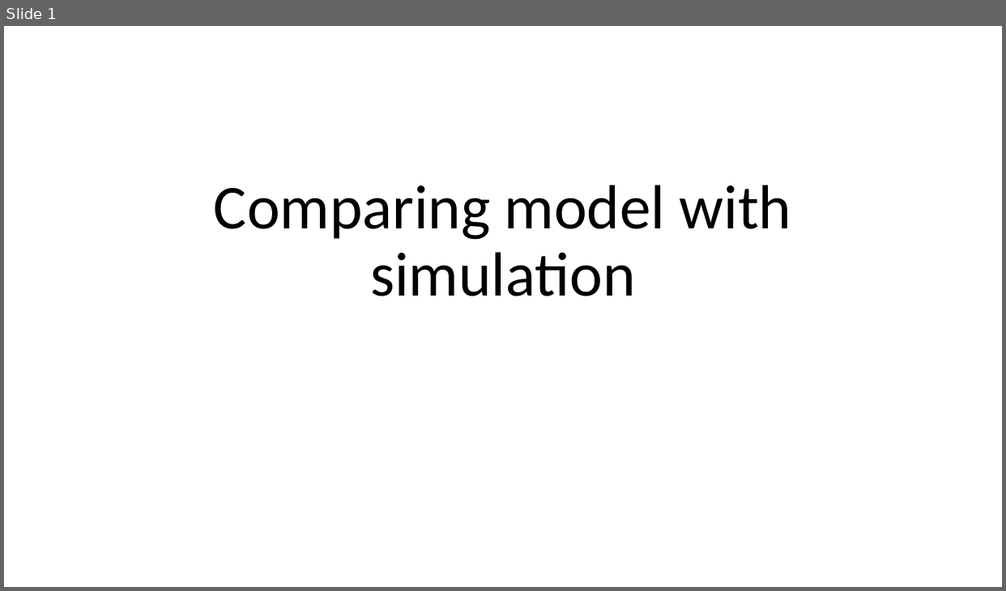
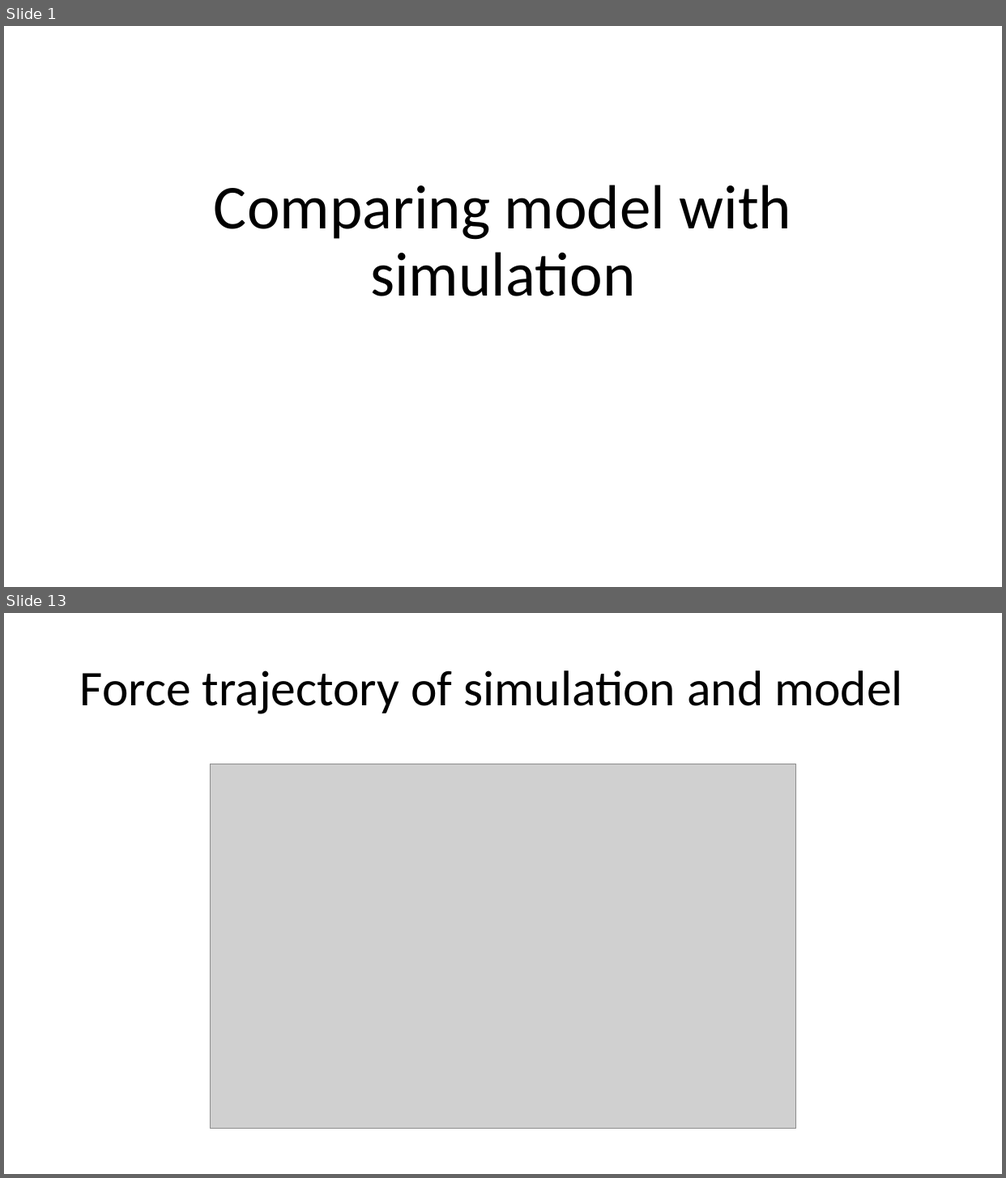
Before and after one commit to BirkDissing/Gemma_group, a slide deck: Master thesis/Meetings/06-03 Comparing model and simulation.pptx. Shown one above the other, each under a label of ours: slide 1 before the commit, slides 1 and 13 after it; the slides between them are not shown. The pictures are 1006x591 and 1006x1178 pixels, drawn with LibreOffice and Linux fonts; fonts in the diff are those of the drawing; grey boxes stand for pictures. Boxes give left, top, right and bottom in pixels: in the first picture for what was removed or moved away, otherwise in the second. Text is boxed around its words. In the diff, an @@ line names an element or a change of style, - is before the commit and + after.

```diff
--- a/Master thesis/Meetings/06-03 Comparing model and simulation.pptx
+++ b/Master thesis/Meetings/06-03 Comparing model and simulation.pptx
@@ slide 13 added at (4,613,1002,1174), background #FFFFFF @@
@@ title added at (80,671,903,714), 48 pt, text #000000 @@
+Force trajectory of simulation and model
@@ picture added at (211,764,796,1129) @@
```
Also in this commit, not shown: 11 other slides added, 5 slides removed, 5 other files.
